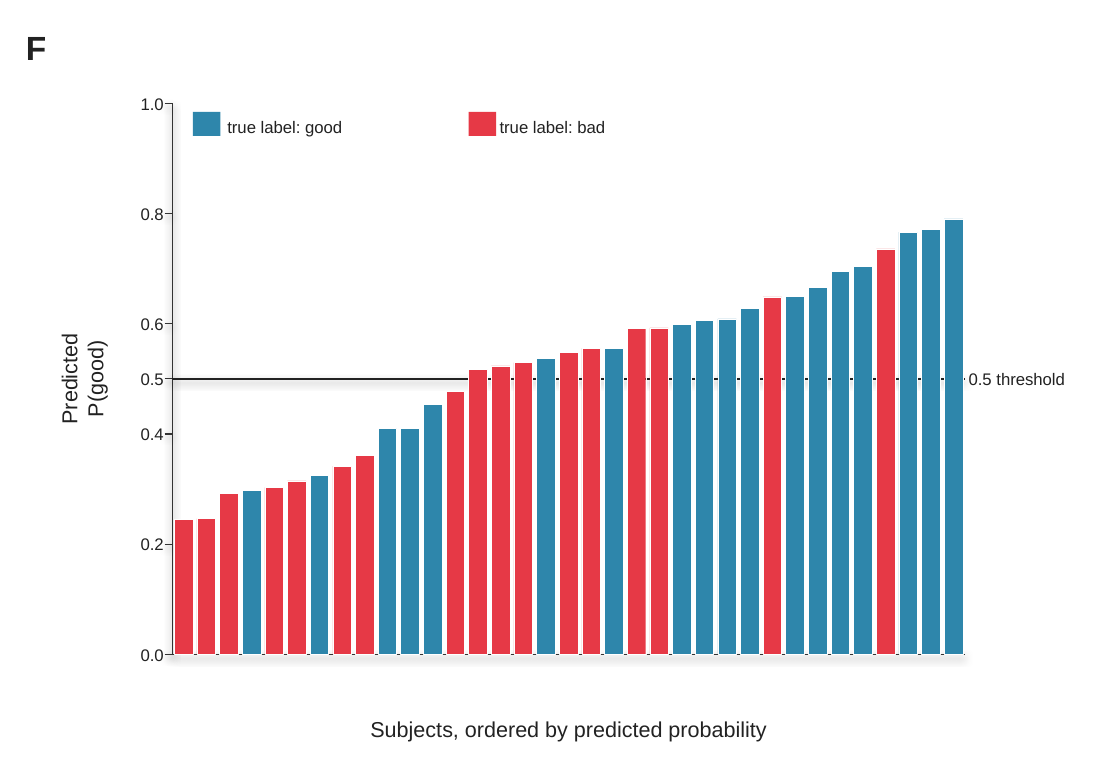
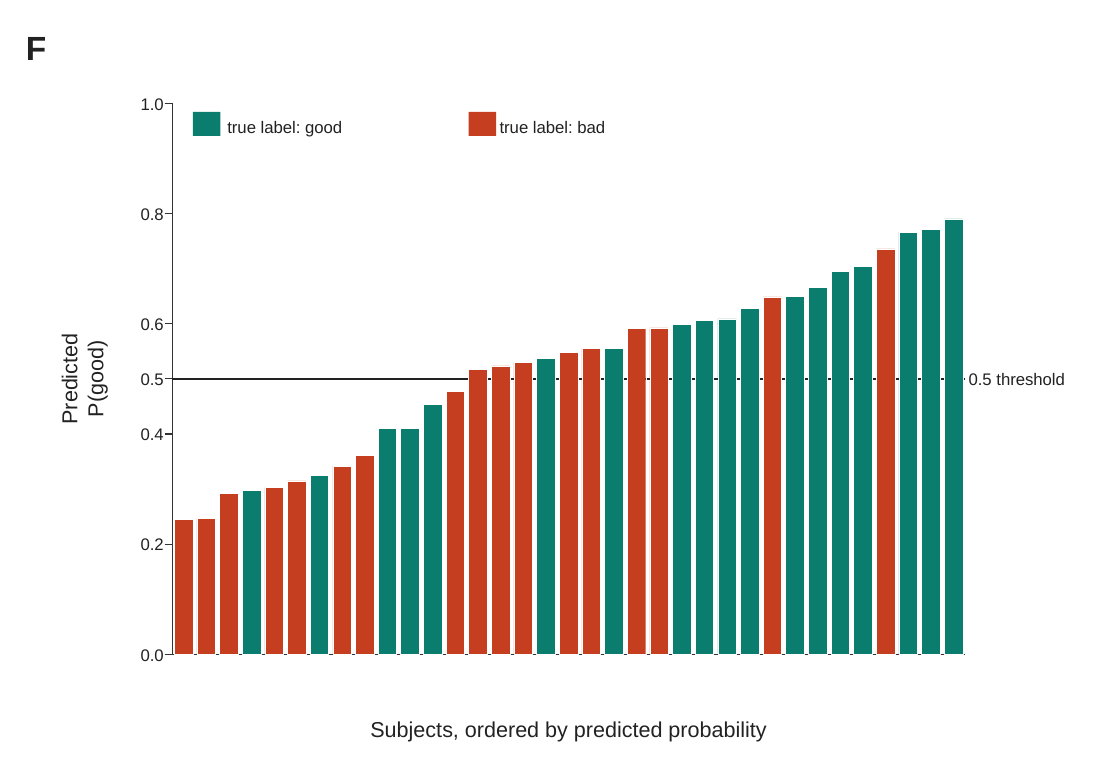
Before and after one commit to Soonlab/TNT, a slide deck: slide 6 of 260418_add/ppt/Fig5_nested_LASSO_native_editable.pptx. Drawn at 1120x775 pixels with LibreOffice and Linux fonts; fonts in the diff are those of the drawing. Boxes give left, top, right and bottom in pixels: in the first picture for what was removed or moved away, otherwise in the second. Text is boxed around its words. In the diff, an @@ line names an element or a change of style, - is before the commit and + after.

```diff
--- a/260418_add/ppt/Fig5_nested_LASSO_native_editable.pptx
+++ b/260418_add/ppt/Fig5_nested_LASSO_native_editable.pptx
@@ fill #2E86AB to #0A7D6E in 19 elements at bbox=[243, 491, 262, 655], bbox=[310, 476, 329, 655], bbox=[377, 429, 396, 655], bbox=[401, 429, 420, 655], bbox=[424, 405, 443, 655], bbox=[536, 358, 555, 655], bbox=[605, 348, 624, 655], bbox=[672, 324, 691, 655], bbox=[694, 320, 713, 655], bbox=[719, 319, 737, 655], bbox=[741, 308, 760, 655], bbox=[808, 288, 827, 655], bbox=[831, 272, 849, 655], bbox=[899, 233, 918, 655], bbox=[922, 229, 941, 655], bbox=[944, 219, 963, 655], bbox=[193, 112, 221, 136], bbox=[786, 296, 805, 655], bbox=[853, 267, 872, 655] @@
@@ fill #E63946 to #C53E1F in 18 elements at bbox=[174, 520, 193, 655], bbox=[196, 519, 215, 655], bbox=[219, 495, 238, 655], bbox=[265, 488, 284, 655], bbox=[288, 481, 307, 655], bbox=[333, 467, 352, 655], bbox=[355, 455, 374, 655], bbox=[446, 391, 465, 655], bbox=[469, 369, 488, 655], bbox=[491, 365, 510, 655], bbox=[513, 364, 532, 655], bbox=[560, 353, 579, 655], bbox=[582, 348, 601, 655], bbox=[627, 329, 646, 655], bbox=[650, 327, 669, 655], bbox=[877, 248, 896, 655], bbox=[469, 112, 496, 136], bbox=[763, 296, 782, 655] @@
```
Also in this commit, not shown: 5 other slides changed, 2 other files.
